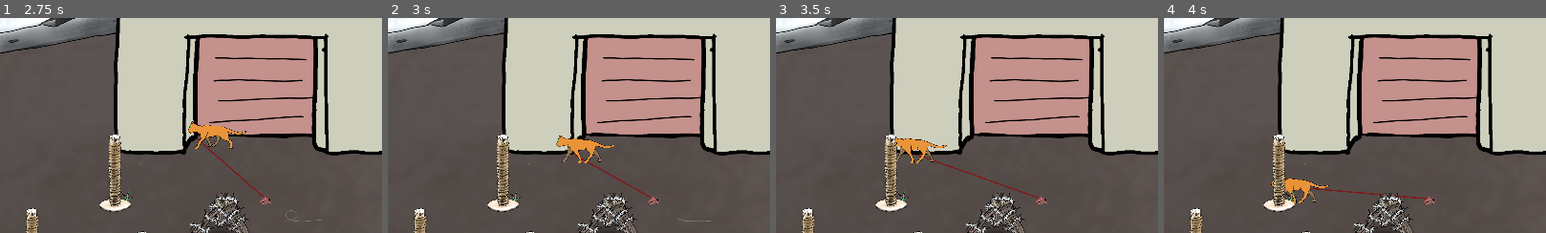
Above: before the commit, frames 1-4 (left to right).
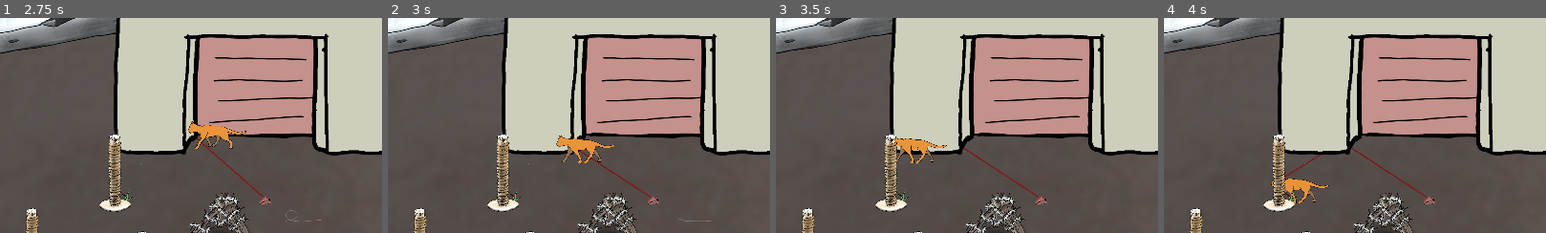
Above: after the commit, the same moments.

Repository: Flodurs/Godotwildjam63
Game: Godot game, scene res://szenen/Levels/level_1.tscn
Same seed, same stepped clock (60 frames per second), same inputs: the game is played once before the commit and once after it.
Inputs:
- Up to frame 1 (2.75 s): tap Enter at 0.5 s; hold W (mUp) 0.53-2.03 s; tap E (Interaktion) at 0.6, 1.35, 2.1 s; hold A (mLeft) from 2.03 s (still down)
- Up to frame 2 (3 s): keep holding A (mLeft); tap E (Interaktion) at 2.85 s
- Up to frame 3 (3.5 s): keep holding A (mLeft)
- Up to frame 4 (4 s): release A (mLeft) at 3.53 s; hold S (mDown) from 3.53 s (still down); tap E (Interaktion) at 3.6 s
The pictures show only the part of the screen within x 32-82%, y 0-50%; the shares and areas given below are measured in that part.

Frame 1 is identical in both runs. In frame 2, 0.3% of the frame differs, in the area x 48-69%, y 61-84%; in frame 3, 0.4%; in frame 4, 0.4%, in the area x 31-69%, y 60-85%.

Commit message:
door connecter

Diff:
--- /dev/null
+++ b/szenen/objekte/colAreaGate.gd
@@ -0,0 +1,20 @@
+extends Area2D
+
+var toCenter:Vector2 = Vector2.ZERO
+
+func _ready():
+	var pillPos = $"../hitBoxCenter".global_position
+	toCenter = pillPos - self.global_position
+	monitoring = true
+
+
+func getGloPos() -> Vector2:
+	return global_position
+
+func _on_area_entered(area):
+	print("hittt")
+	var groups = area.get_groups()
+	for i in groups:
+		if i=="Seil":
+			area.getSeil().inputCollision(self)
+			$"..".canBeOpened = true
--- a/szenen/objekte/door.gd
+++ b/szenen/objekte/door.gd
@@ -11,5 +11,5 @@
 	$CollisionShape2D.disabled = false
 
 
-func _on_openeable_timeout():
-	canBeOpened = true
+#func _on_openeable_timeout():
+#	canBeOpened = true
--- a/szenen/objekte/door.tscn
+++ b/szenen/objekte/door.tscn
@@ -1,9 +1,10 @@
-[gd_scene load_steps=7 format=3 uid="uid://bnaxmo8xg4yjm"]
+[gd_scene load_steps=9 format=3 uid="uid://bnaxmo8xg4yjm"]
 
 [ext_resource type="Texture2D" uid="uid://r3qqrro7548x" path="res://assets/sprites/Objects/Door/DoorClose.png" id="1_34s0t"]
 [ext_resource type="Script" path="res://szenen/objekte/door.gd" id="1_w45rm"]
 [ext_resource type="Texture2D" uid="uid://b1mgjutu47mux" path="res://assets/sprites/Objects/Door/DoorOpen.png" id="2_xkfck"]
 [ext_resource type="PackedScene" uid="uid://bjcuxfnidmejs" path="res://szenen/objekte/forward_gate.tscn" id="4_hqywx"]
+[ext_resource type="Script" path="res://szenen/objekte/colAreaGate.gd" id="5_375mh"]
 
 [sub_resource type="SpriteFrames" id="SpriteFrames_h0nbo"]
 animations = [{
@@ -21,6 +22,9 @@
 
 [sub_resource type="RectangleShape2D" id="RectangleShape2D_twq20"]
 size = Vector2(250, 45)
+
+[sub_resource type="RectangleShape2D" id="RectangleShape2D_altcw"]
+size = Vector2(20, 35)
 
 [node name="Door" type="StaticBody2D" groups=["Door"]]
 scale = Vector2(2, 2)
@@ -45,4 +49,14 @@
 [node name="openeable" type="Timer" parent="."]
 autostart = true
 
-[connection signal="timeout" from="openeable" to="." method="_on_openeable_timeout"]
+[node name="colAreaGate" type="Area2D" parent="."]
+position = Vector2(-145.5, 182.5)
+script = ExtResource("5_375mh")
+
+[node name="CollisionShape2D" type="CollisionShape2D" parent="colAreaGate"]
+shape = SubResource("RectangleShape2D_altcw")
+
+[node name="hitBoxCenter" type="Marker2D" parent="."]
+position = Vector2(-143.5, 191)
+
+[connection signal="area_entered" from="colAreaGate" to="colAreaGate" method="_on_area_entered"]
